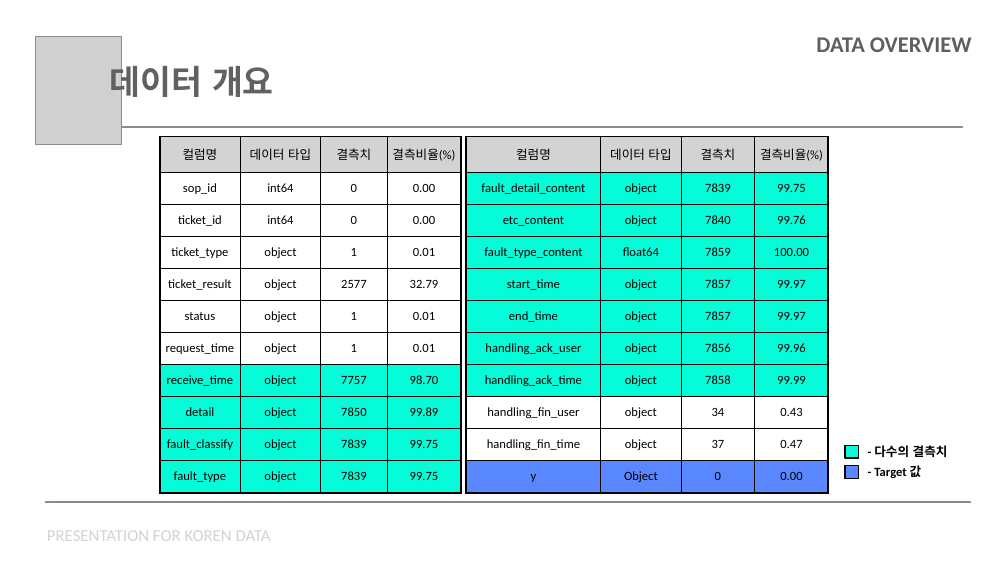
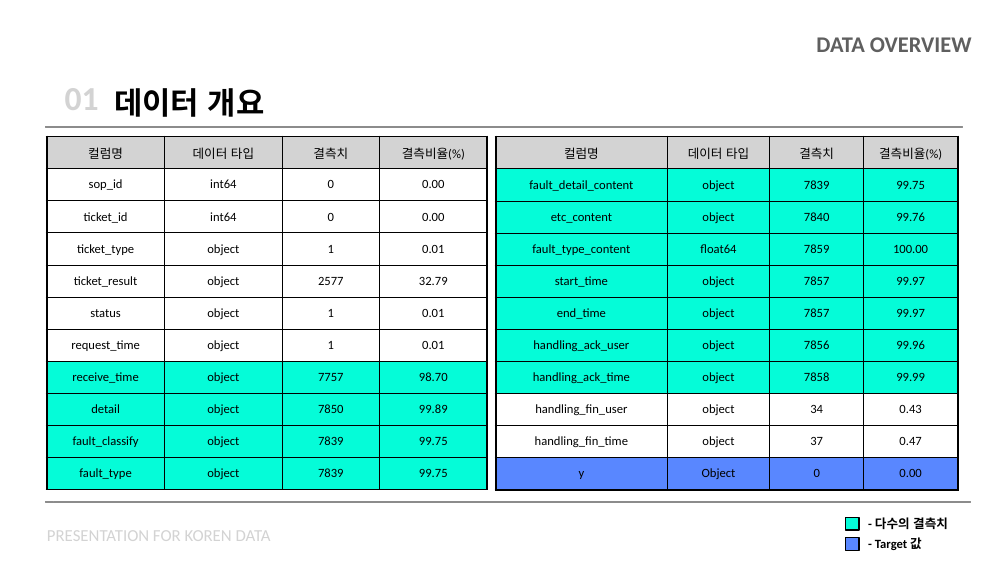
Before and after one commit to chorimgenius/zerooneai_intern, a slide deck: slide 4 of koren/koren_data_presentation.pptx. Drawn at 1008x567 pixels with LibreOffice and Linux fonts; fonts in the diff are those of the drawing; grey boxes stand for pictures. Boxes give left, top, right and bottom in pixels: in the first picture for what was removed or moved away, otherwise in the second. Text is boxed around its words. In the diff, an @@ line names an element or a change of style, - is before the commit and + after.

```diff
--- a/koren/koren_data_presentation.pptx
+++ b/koren/koren_data_presentation.pptx
@@ picture removed at (35,36,122,144) @@
@@ table added at (54,76,307,121), 1 rows, 2 columns @@
+01 | 데이터 개요
@@ text removed at (110,60,274,104) @@
-데이터 개요
@@ table: place and size @@
-table at (160,137,461,490)
+table at (46,137,487,490)
@@ table: place and size @@
-table at (466,137,828,490)
+table at (495,137,957,490)
@@ 2 texts, 2 rectangles: place and size @@
-2 texts, 2 rectangles at (845,445,948,478)
+2 texts, 2 rectangles at (846,517,948,550)
```
Also in this commit, not shown: 13 other slides changed.
